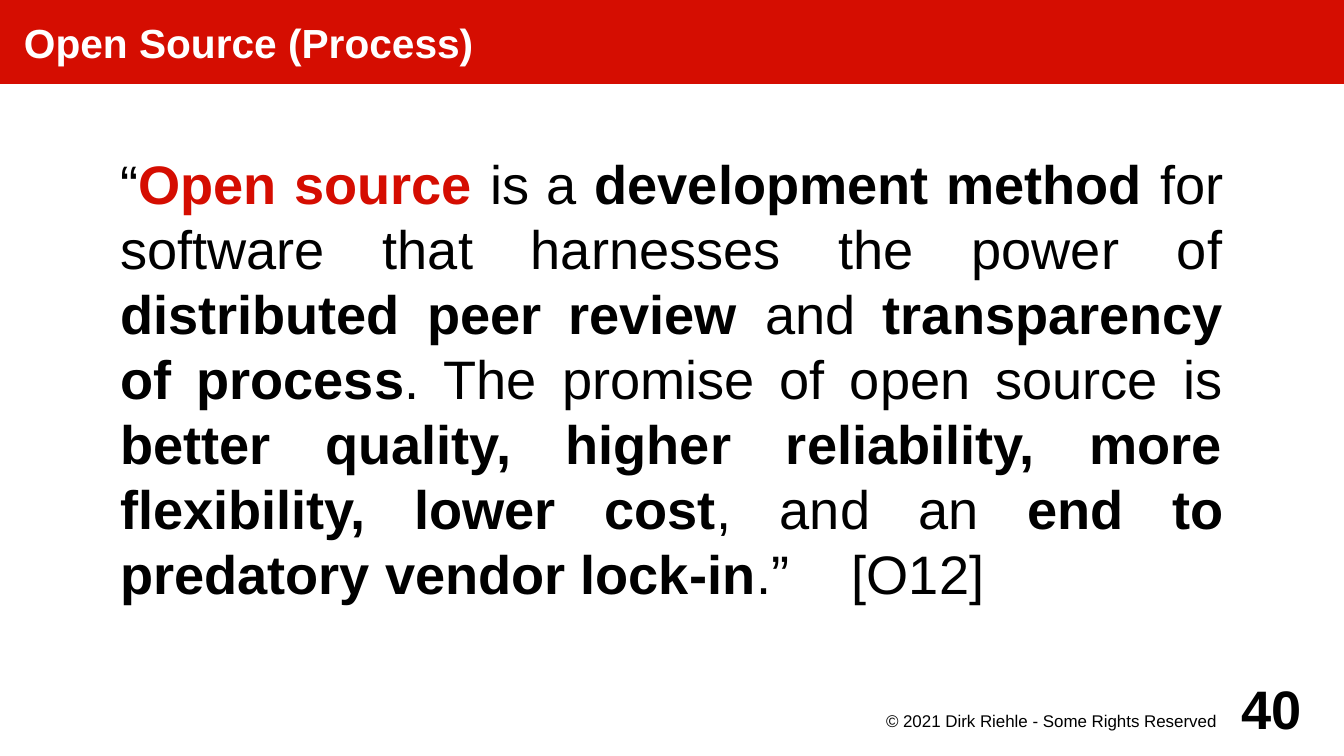
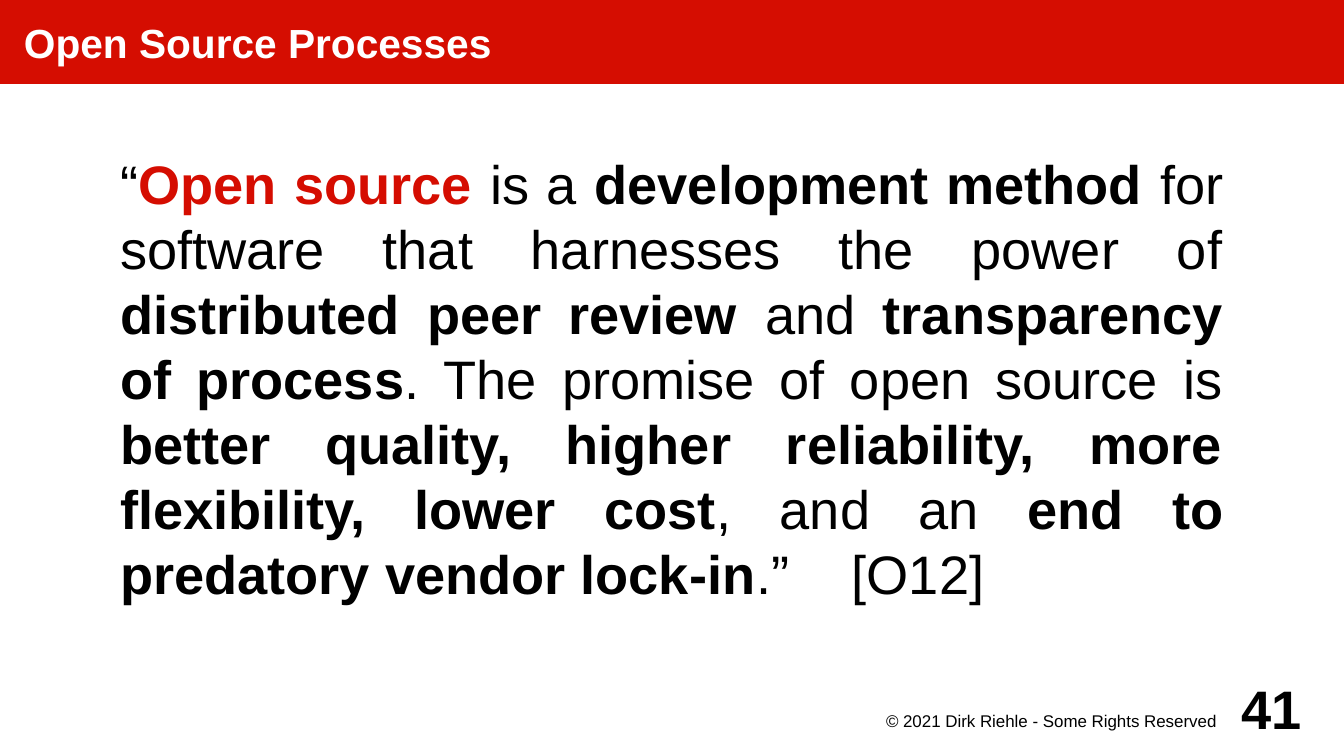
Before and after one commit to dirkriehle/amos-course, a slide deck: slide 41 of Lecture slides/AMOS C02 - Three Process Models.odp (slide 40 before the commit). Drawn at 1344x756 pixels with LibreOffice and Linux fonts; fonts in the diff are those of the drawing. Boxes give left, top, right and bottom in pixels: in the first picture for what was removed or moved away, otherwise in the second. Text is boxed around its words. In the diff, an @@ line names an element or a change of style, - is before the commit and + after.

```diff
--- a/Lecture slides/AMOS C02 - Three Process Models.odp
+++ b/Lecture slides/AMOS C02 - Three Process Models.odp
@@ title at (x1=24, y1=29, x2=491, y2=65): text changed @@
-Open Source (Process)
+Open Source Processes
@@ page number at (x1=1242, y1=691, x2=1302, y2=729): text changed @@
-40
+41
```
Also in this commit, not shown: 10 other slides changed, 2 slides added, 6 other files.
